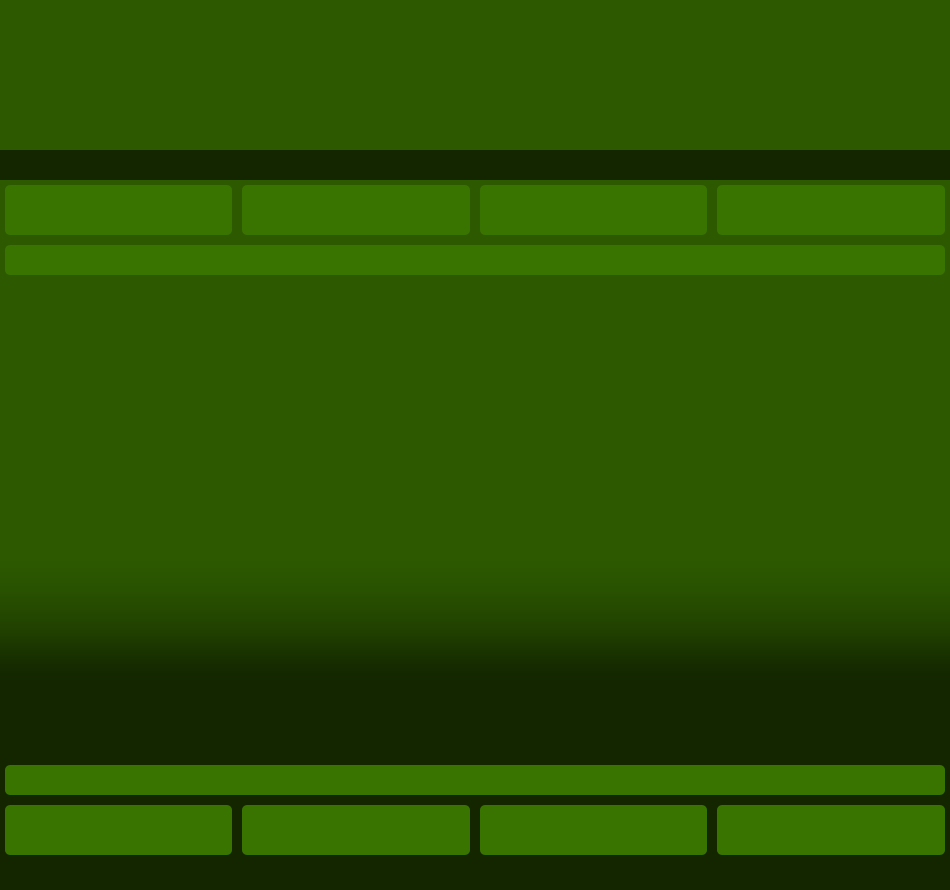
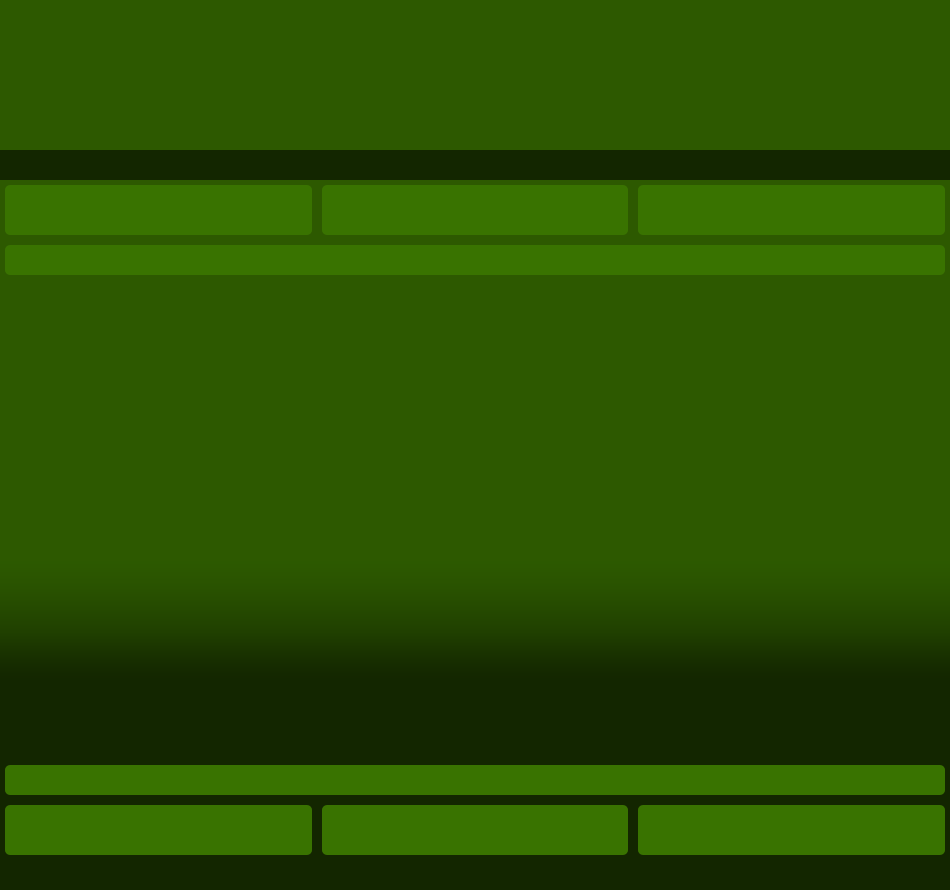
Revision of a layered 950x890 image; what changed, layer by layer:
painted on "header/footer widgets" over box(227, 185, 722, 855)
